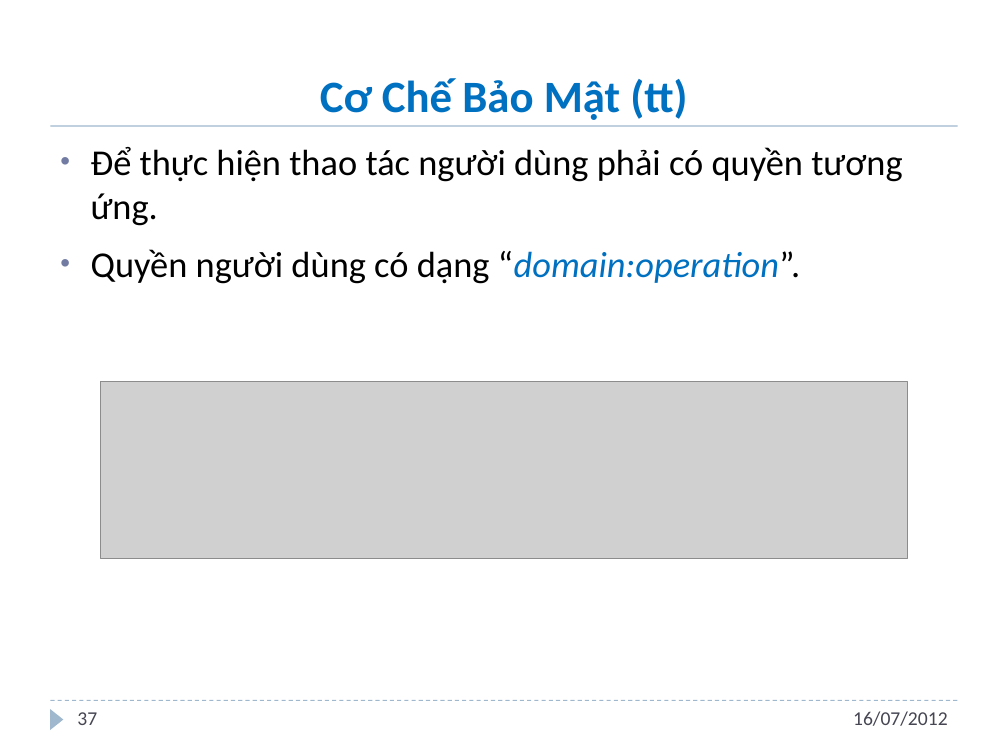
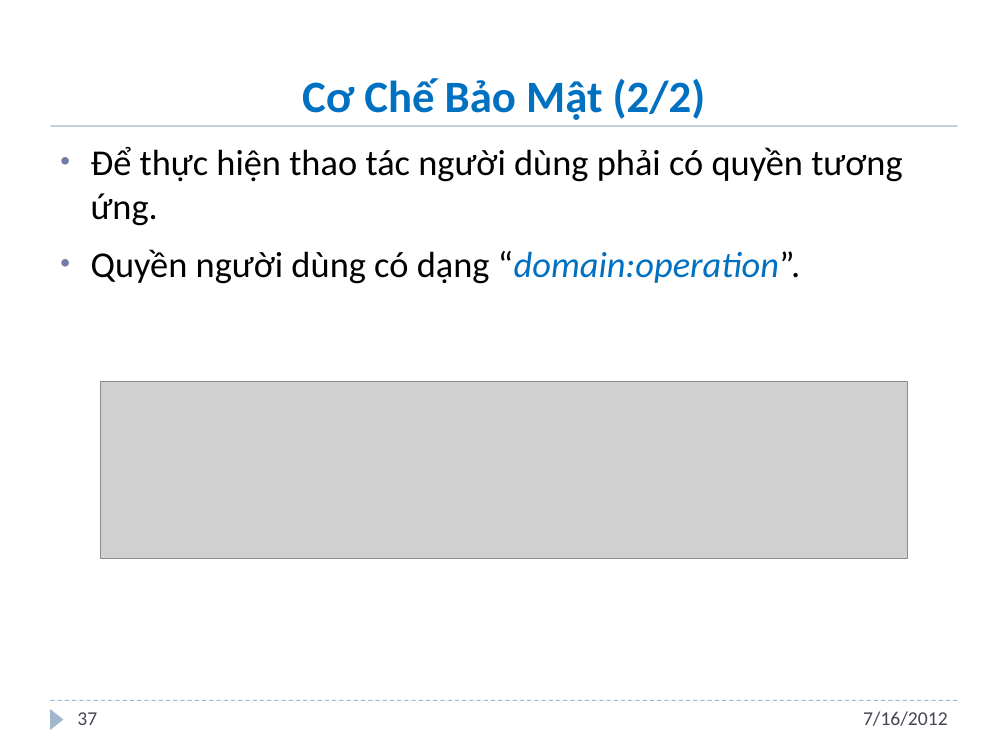
Before and after one commit to andungtra/he-thong-quan-ly-tuong-tac, a slide deck: slide 37 of Report/ppt/Presentation.pptx. Drawn at 1008x756 pixels with LibreOffice and Linux fonts; fonts in the diff are those of the drawing; grey boxes stand for pictures; background and template pictures are left out. Boxes give left, top, right and bottom in pixels: in the first picture for what was removed or moved away, otherwise in the second. Text is boxed around its words. In the diff, an @@ line names an element or a change of style, - is before the commit and + after.

```diff
--- a/Report/ppt/Presentation.pptx
+++ b/Report/ppt/Presentation.pptx
@@ title at (302,78,706,120): text changed @@
-Cơ Chế Bảo Mật (tt)
+Cơ Chế Bảo Mật (2/2)
@@ text at (863,711,948,726): text changed @@
-16/07/2012
+7/16/2012
```
Also in this commit, not shown: 46 other slides changed.
